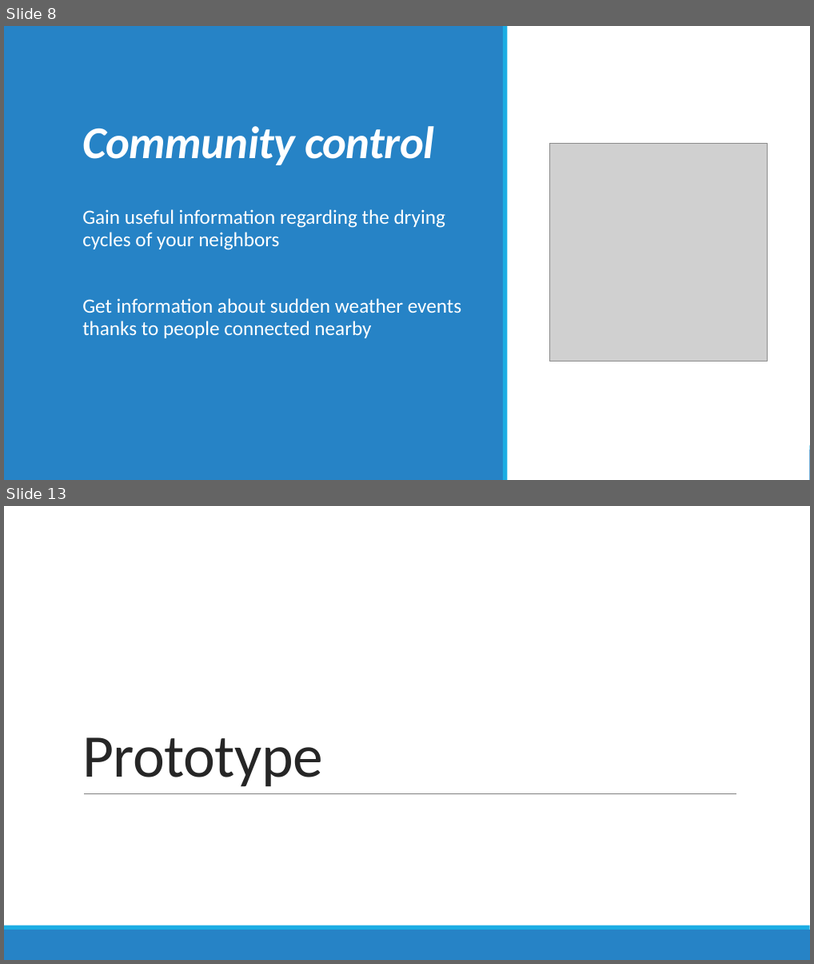
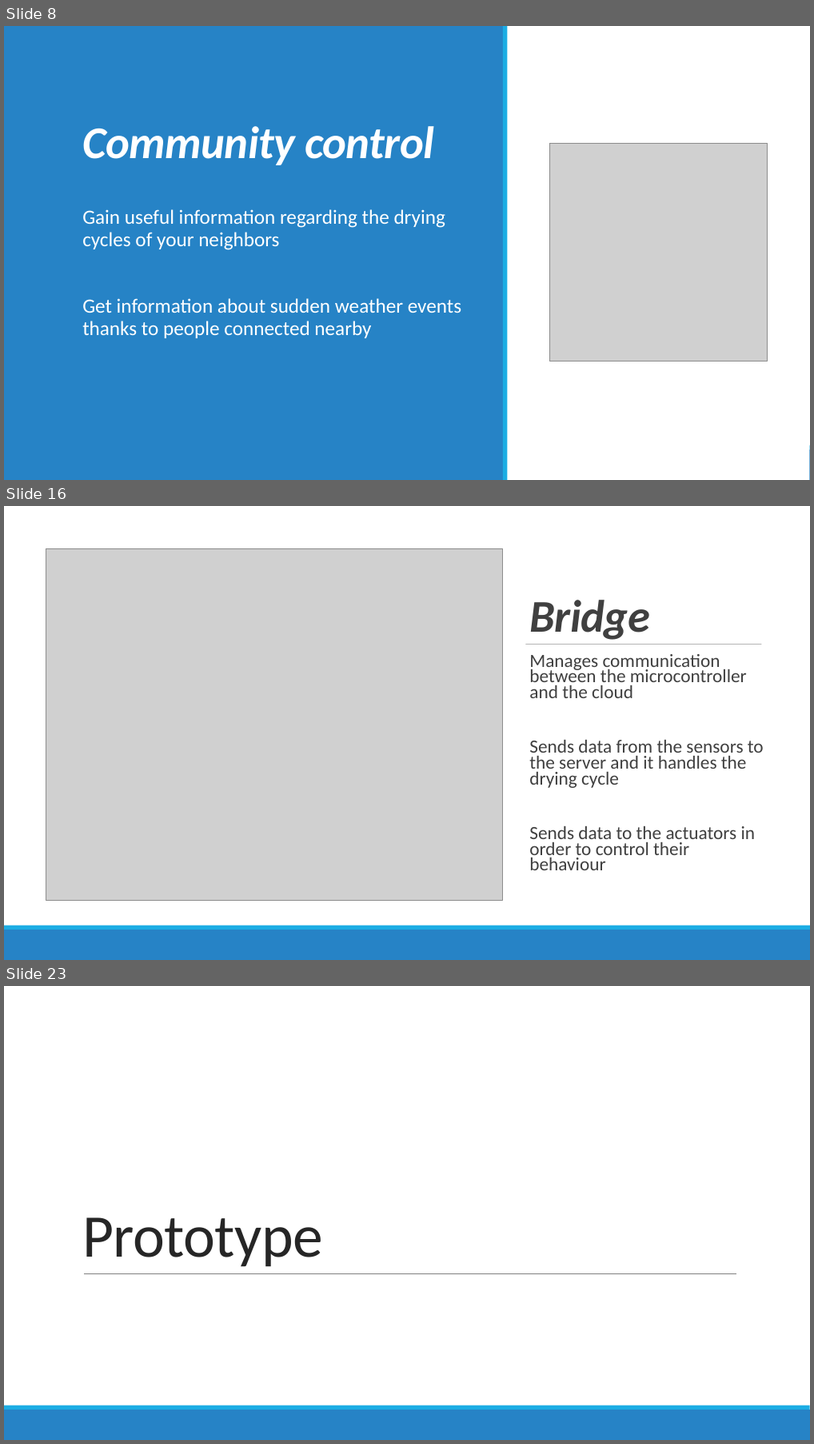
Before and after one commit to sarapeddy/drying-rack-smart, a slide deck: SMART STENDINO.pptx. Shown one above the other, each under a label of ours: slides 8 and 13 before the commit, slides 8, 16 and 23 after it; the slides between them are not shown. The pictures are 814x964 and 814x1444 pixels, drawn with LibreOffice and Linux fonts; fonts in the diff are those of the drawing; grey boxes stand for pictures. Boxes give left, top, right and bottom in pixels: in the first picture for what was removed or moved away, otherwise in the second. Text is boxed around its words. In the diff, an @@ line names an element or a change of style, - is before the commit and + after.

```diff
--- a/SMART STENDINO.pptx
+++ b/SMART STENDINO.pptx
@@ slide 16 added at (4, 506, 810, 960), background #FFFFFF @@
@@ rectangle added at (4, 506, 810, 925), fill #FFFFFF @@
@@ picture added at (46, 548, 503, 900) @@
@@ title added at (530, 600, 650, 640), 54 pt, text #404040, bold, italic @@
+Bridge
@@ line added from (526, 644) to (762, 644), #808080 0.5 pt @@
@@ text added at (530, 654, 764, 870), 22.2 pt, text #404040 @@
+  Manages communication between the microcontroller and the cloud
+  Sends data from the sensors to the server and it handles the drying cycle
+  Sends data to the actuators in order to control their behaviour
@@ rectangle added at (4, 925, 810, 929), fill #1CADE4 @@
@@ rectangle added at (4, 929, 810, 960), fill #2683C6 @@
@@ what was slide 13 is now slide 23 @@
```
Also in this commit, not shown: 6 slides changed, 7 other slides added, 3 slides removed.
